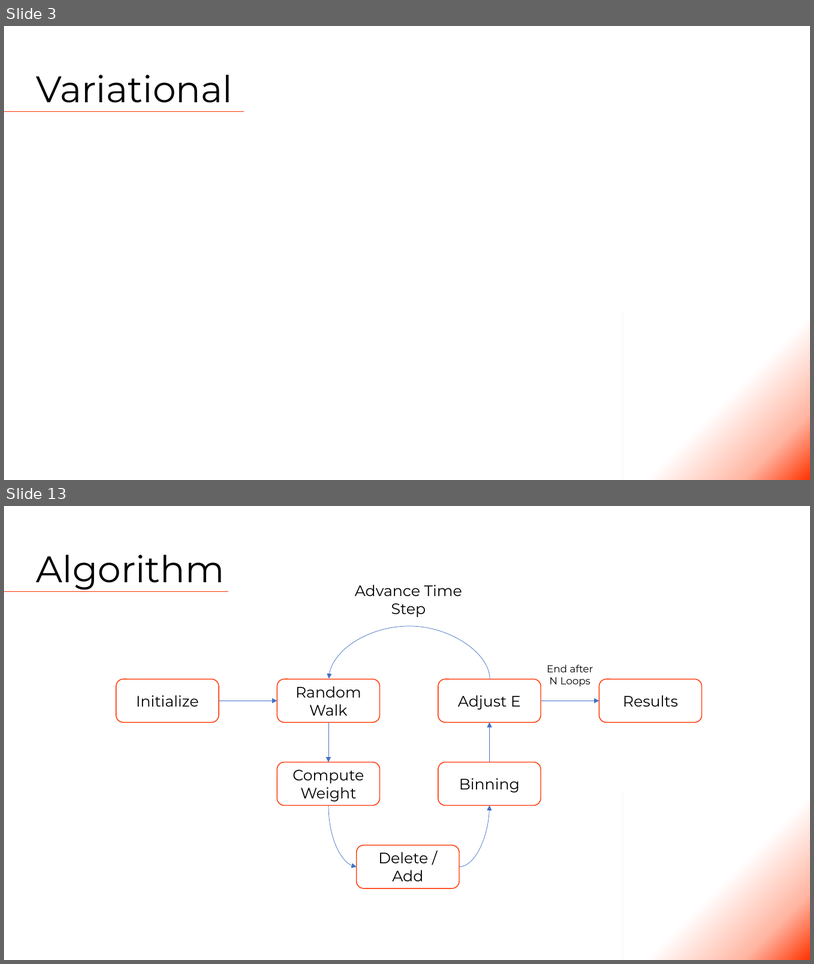
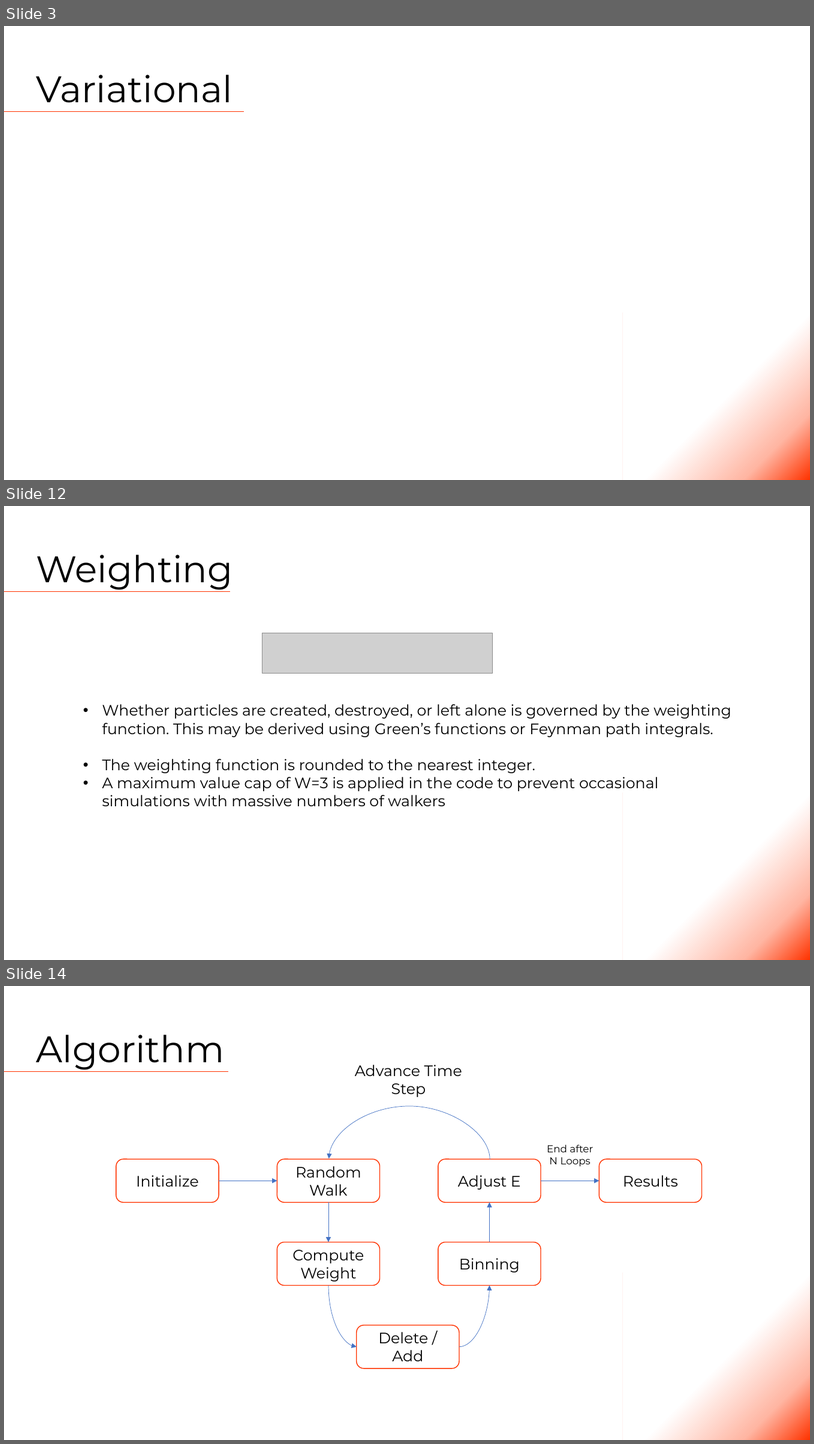
Before and after one commit to Tsintsuntsini/PHYS_581, a slide deck: Presentation1/Quantum Monte Carlo.pptm. Shown one above the other, each under a label of ours: slides 3 and 13 before the commit, slides 3, 12 and 14 after it; the slides between them are not shown. The pictures are 814x964 and 814x1444 pixels, drawn with LibreOffice and Linux fonts; fonts in the diff are those of the drawing; grey boxes stand for pictures. Boxes give left, top, right and bottom in pixels: in the first picture for what was removed or moved away, otherwise in the second. Text is boxed around its words. In the diff, an @@ line names an element or a change of style, - is before the commit and + after.

```diff
--- a/Presentation1/Quantum Monte Carlo.pptm
+++ b/Presentation1/Quantum Monte Carlo.pptm
@@ slide 12 added at (4, 506, 810, 960), background #FFFFFF @@
@@ title added at (36, 555, 233, 590), 44 pt, text #000000 @@
+Weighting
@@ line added from (4, 592) to (230, 592), #FF3300 0.5 pt @@
@@ picture added at (263, 633, 494, 673) @@
@@ text added at (102, 704, 731, 806), 18 pt, text #000000 @@
+• Whether particles are created, destroyed, or left alone is governed by the weighting function. This may be derived using Green’s functions or Feynman path integrals.
+• The weighting function is rounded to the nearest integer.
+• A maximum value cap of W=3 is applied in the code to prevent occasional simulations with massive numbers of walkers
@@ rectangle added at (623, 793, 810, 960), fill gradient #FF3300 to #FFB6A3 to #FFFFFF @@
@@ what was slide 13 is now slide 14 @@
```
Also in this commit, not shown: 2 slides changed, 7 other slides added, 7 slides removed, 7 other files.
